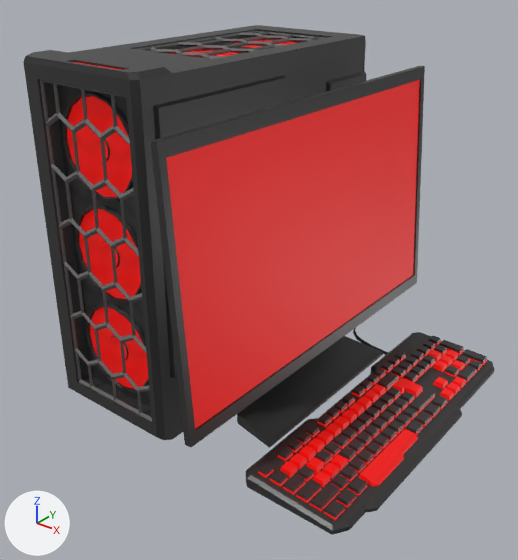
Before and after pictures for a commit that changed the Blender file Blender Models/Computer Science/PC Tower.blend.
One viewpoint serves both versions: a 50 mm lens placed at (4.17, -5.69, 4.65), pointed at (-0.15, -0.3, 1.31). The lights are fixed; the arrows at lower left show +X, +Y and +Z.

The older version as bpy lines, for what is in view:
```python
ob_circle = bpy.data.objects.new('Circle', me_circle)
ob_circle.location = (-0.9, -1.62, 0.81)
ob_circle.rotation_euler = (1.571, 0.0, 0.0)  # degrees (90, 0, 0)
ob_circle.scale = (0.499, 0.499, 0.499)
ob_circle_002 = bpy.data.objects.new('Circle.002', me_circle_002)
ob_circle_002.location = (-1.0, 0.89, 3.49)
ob_circle_002.scale = (0.423, 0.423, 0.423)
ob_cube = bpy.data.objects.new('Cube', me_cube_001)
ob_cube.location = (-1.0, 0.0, 1.8)
ob_cube.scale = (0.8, 1.8, 1.8)
ob_keys = bpy.data.objects.new('keys', me_cube_015)
ob_keys.location = (1.3, -0.05, 0.12)
ob_keys.rotation_euler = (0.0, 0.027, 0.0)  # degrees (0, 1.5, 0)
ob_keys.scale = (0.065, 0.065, 0.07)
ob_monitor_stand = bpy.data.objects.new('Monitor Stand', me_plane_002)
ob_monitor_stand.location = (0.31, 0.0, 0.0)
ob_monitor_stand.scale = (0.34, 1.13, 2.04)
ob_plane_001 = bpy.data.objects.new('Plane.001', me_plane_003)
ob_plane_001.location = (-0.9, -1.76, 1.85)
ob_plane_001.rotation_euler = (-1.571, 0.0, 0.0)  # degrees (-90, 0, 0)
ob_plane_001.scale = (0.574, 1.62, 1.0)
ob_plane_002 = bpy.data.objects.new('Plane.002', me_plane_004)
ob_plane_002.location = (-1.0, -0.13, 3.57)
ob_plane_002.scale = (0.547, 1.62, 1.0)
# also in view: 'Keyboard' at (1.35, 0.01, 0.07)
```
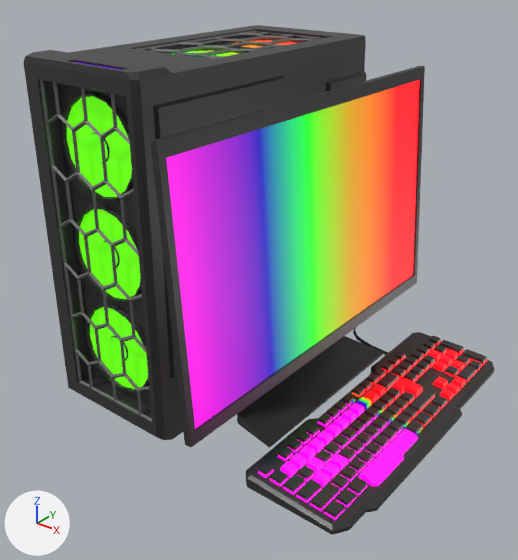
Where the newer file only moved an object's origin or applied its transform, the numbers keep the older frame.

Diff of the bpy script that builds the scene:
```diff
--- a/Blender Models/Computer Science/PC Tower.blend.py
+++ b/Blender Models/Computer Science/PC Tower.blend.py
@@ mat_2_secondary @@
 mat_2_secondary = bpy.data.materials.new('2 Secondary')
-# nodes: BsdfPrincipled, OutputMaterial
-# colours: red #c10003, red #9c0600
+# nodes: BsdfPrincipled, Mapping, OutputMaterial, TexCoord, TexGradient, ValToRGB
+# colours: red #ff0015, orange #e1670d, yellow #bc8f00, green #00e106, blue #0500a5, pink #ab00bc, pink #ff00d7
@@ me_plane_003 @@
 # used by ob_plane_001; location = (-0.9, -1.76, 1.85); rotation_euler = (-1.571, 0.0, 0.0), in degrees (-90, 0, 0); scale = (0.574, 1.62, 1.0)
-me_plane_003.from_pydata(...)  # 52 vertices, 25 faces; spans x -1.0..1.0, y -1.0..1.0, z 0.0
+me_plane_003.from_pydata(...)  # 52 vertices, 25 faces; spans x -1.48..-0.33, y -1.76, z 0.23..3.47
+# me_plane_003 part 1: 52 of 52 vertices moved; they spanned x -1.0..1.0, y -1.0..1.0, z 0.0 and now span x -1.48..-0.33, y -1.76, z 0.23..3.47; mean shift (-0.9, -1.77, 1.85); largest move (1.0, -1.0, 0.0) -> (-0.33, -1.76, 3.47)
 me_plane_003.materials.append(mat_material_002)
@@ me_circle @@
 # used by ob_circle; location = (-0.9, -1.62, 0.81); rotation_euler = (1.571, 0.0, 0.0), in degrees (90, 0, 0); scale = (0.499, 0.499, 0.499)
-me_circle.from_pydata(...)  # 96 vertices, 81 faces; spans x -1.0..1.0, y -1.0..1.0, z 0.05..0.1
+me_circle.from_pydata(...)  # 288 vertices, 243 faces; spans x -0.5..0.5, y -0.07..-0.04, z -1.55..1.55
+# me_circle part 2: 96 vertices removed from x -1.0..1.0, y -1.0..1.0, z 0.05..0.1; 288 vertices added at x -0.5..0.5, y -0.07..-0.04, z -1.55..1.55
 me_circle.materials.append(mat_1_primary)
@@ ob_plane_001 @@
 ob_plane_001 = bpy.data.objects.new('Plane.001', me_plane_003)
-ob_plane_001.location = (-0.9, -1.76, 1.85)
-ob_plane_001.rotation_euler = (-1.571, 0.0, 0.0)  # degrees (-90, 0, 0)
-ob_plane_001.scale = (0.574, 1.62, 1.0)
+ob_plane_001.location = (0.0, 0.0, 0.0)
 _m = ob_plane_001.modifiers.new('Wireframe', 'WIREFRAME')
@@ ob_circle @@
 ob_circle = bpy.data.objects.new('Circle', me_circle)
-ob_circle.location = (-0.9, -1.62, 0.81)
-ob_circle.rotation_euler = (1.571, 0.0, 0.0)  # degrees (90, 0, 0)
-ob_circle.scale = (0.499, 0.499, 0.499)
-_m = ob_circle.modifiers.new('Array', 'ARRAY')
-_m.count = 3
-_m.constant_offset_displace = (0.0, 0.0, 0.0)
-_m.relative_offset_displace = (0.0, 1.05, 0.0)
+ob_circle.location = (-0.9, -1.61, 1.86)
 _m = ob_circle.modifiers.new('Mirror', 'MIRROR')
-_m.use_axis = (False, False, True)
+_m.use_axis = (False, True, False)
```

Pixel boxes (x1, y1, x2, y2) of what changed, in the pictures (518 x 560 px):
'Monitor Stand', surface changed
    both: (163, 77, 424, 437)
'Cube', surface changed
    both: (40, 29, 326, 423)
'keys', surface changed
    both: (258, 338, 487, 520)
'Circle', surface changed, reshaped, moved, modifiers changed, turned, rescaled (red to green)
    before: (63, 92, 149, 393)
    after: (62, 92, 149, 393)
'Plane.001', reshaped, moved, turned, rescaled
    both: (40, 79, 152, 422)
'Circle.002', surface changed
    both: (168, 39, 301, 58)
